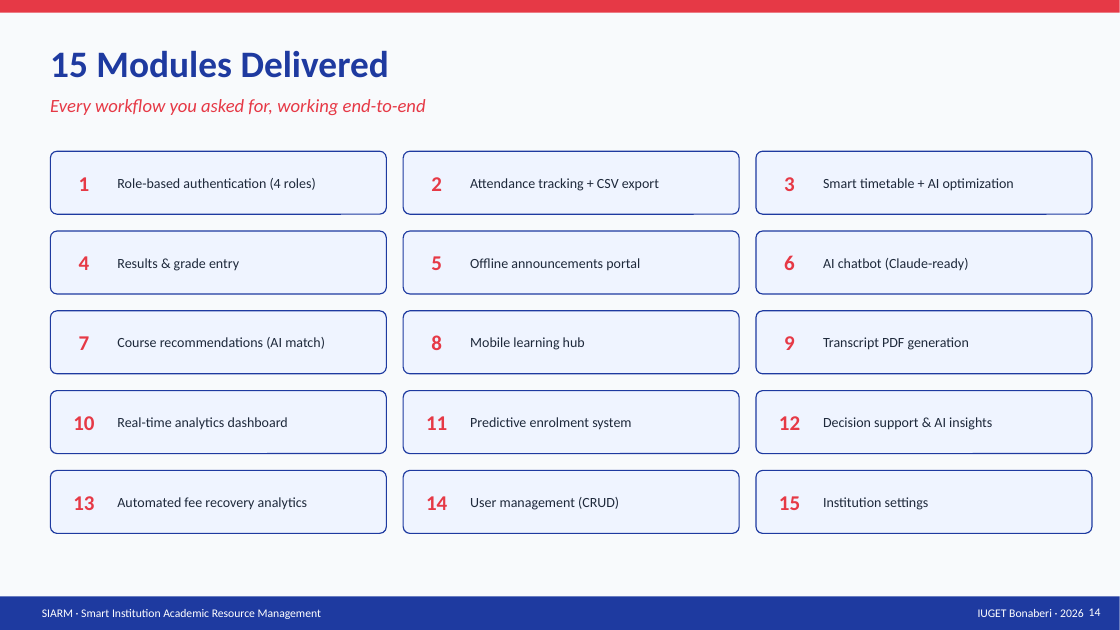
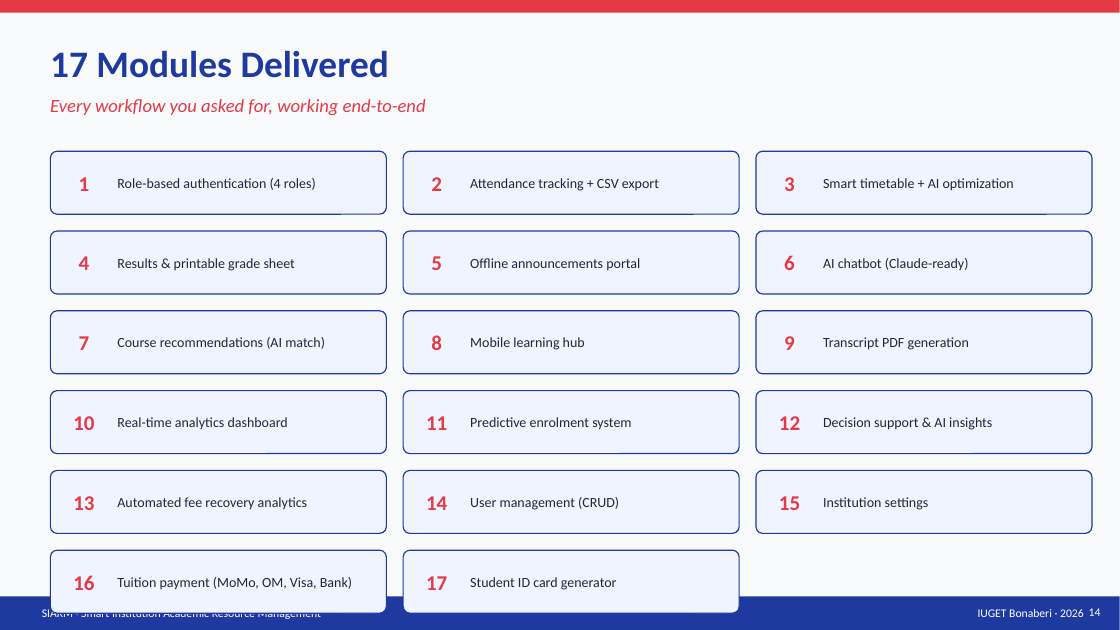
Before and after one commit to leaticiadipocko-wq/schoolproject, a slide deck: slide 14 of deliverables/SIARM-Defense.pptx. Drawn at 1120x630 pixels with LibreOffice and Linux fonts; fonts in the diff are those of the drawing. Boxes give left, top, right and bottom in pixels: in the first picture for what was removed or moved away, otherwise in the second. Text is boxed around its words. In the diff, an @@ line names an element or a change of style, - is before the commit and + after.

```diff
--- a/deliverables/SIARM-Defense.pptx
+++ b/deliverables/SIARM-Defense.pptx
@@ text at box(50, 50, 389, 78): text changed @@
-15 Modules Delivered
+17 Modules Delivered
@@ text at box(117, 258, 295, 271): text changed @@
-Results & grade entry
+Results & printable grade sheet
@@ rounded rectangle added at box(50, 550, 386, 613), fill #EFF4FF, outline #1E3AA0 1 pt @@
@@ rounded rectangle added at box(403, 550, 739, 613), fill #EFF4FF, outline #1E3AA0 1 pt @@
@@ text added at box(73, 575, 94, 590), 18 pt, text #E63946, bold @@
+16
@@ text added at box(117, 577, 352, 590), 12 pt, text #1E293B @@
+Tuition payment (MoMo, OM, Visa, Bank)
@@ text added at box(426, 576, 447, 590), 18 pt, text #E63946, bold @@
+17
@@ text added at box(470, 577, 617, 590), 12 pt, text #1E293B @@
+Student ID card generator
```
Also in this commit, not shown: 15 other files.
